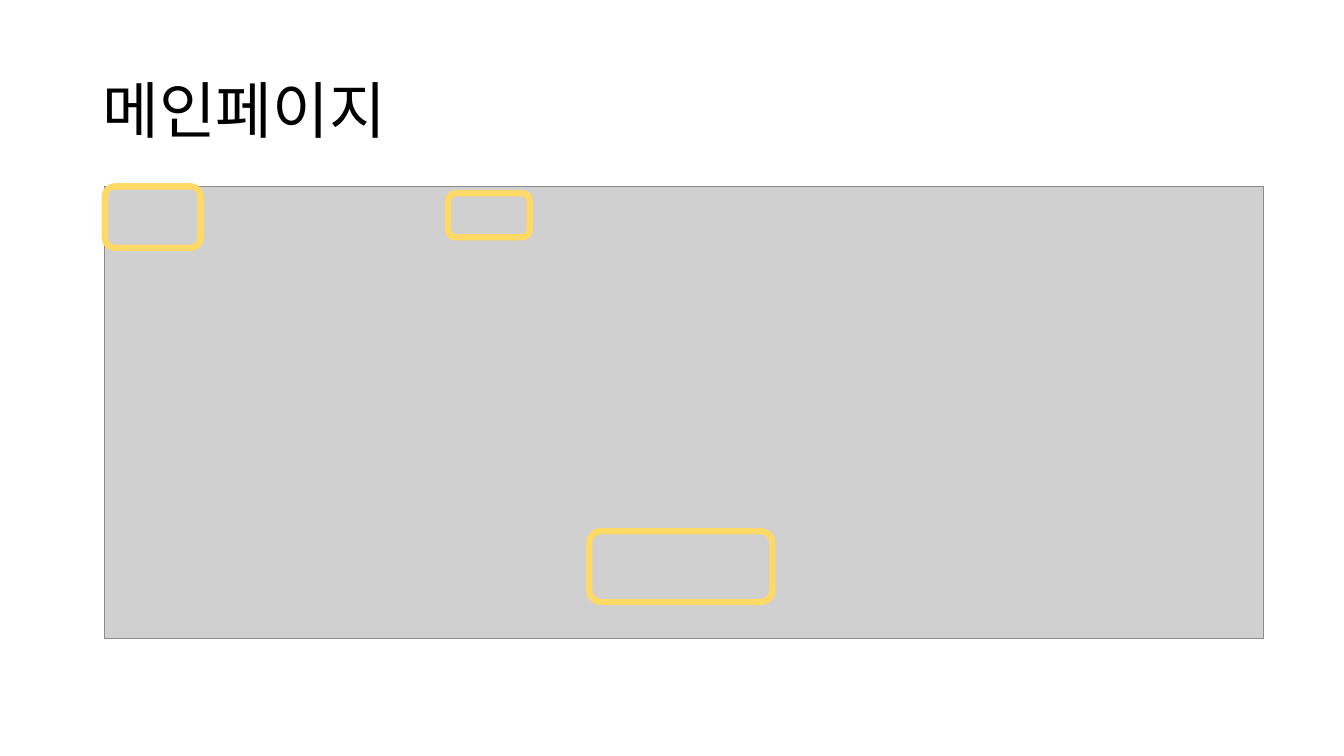
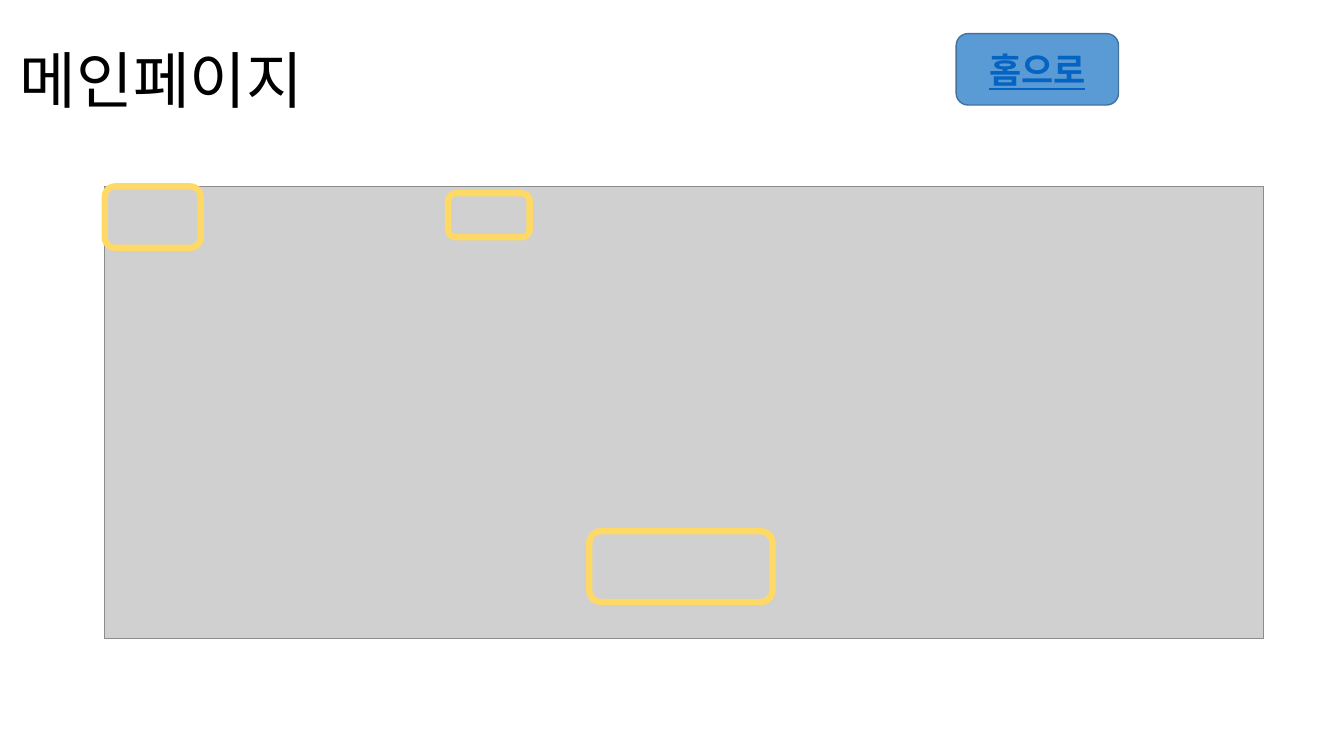
Before and after one commit to songjung-good/pjt_banksnap, a slide deck: slide 2 of doc/구조/웹페이지구조.pptx. Drawn at 1344x756 pixels with LibreOffice and Linux fonts; fonts in the diff are those of the drawing; grey boxes stand for pictures. Boxes give left, top, right and bottom in pixels: in the first picture for what was removed or moved away, otherwise in the second. Text is boxed around its words. In the diff, an @@ line names an element or a change of style, - is before the commit and + after.

```diff
--- a/doc/구조/웹페이지구조.pptx
+++ b/doc/구조/웹페이지구조.pptx
@@ title "메인페이지": place and size @@
-title "메인페이지" at (102, 82, 385, 138)
+title "메인페이지" at (20, 52, 303, 108)
@@ rounded rectangle added at (957, 33, 1119, 105), fill #5B9BD5, outline #43739E 1 pt, 25 pt, text #0563C1, bold, underline @@
+홈으로
```
Also in this commit, not shown: 16 other slides changed, 1 slide added, 7 other files.
